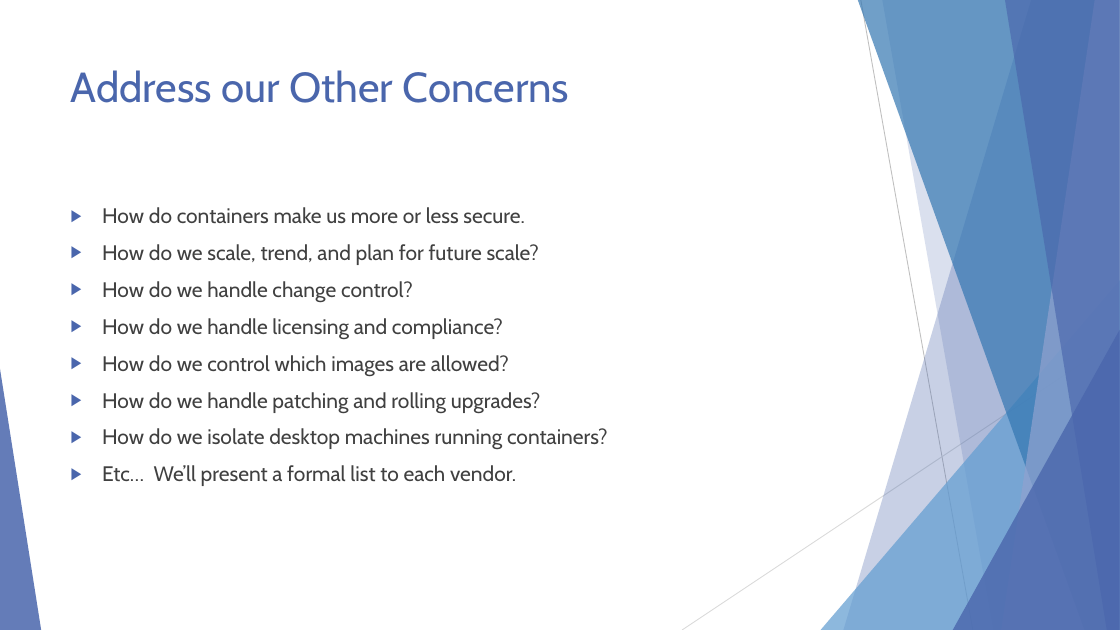
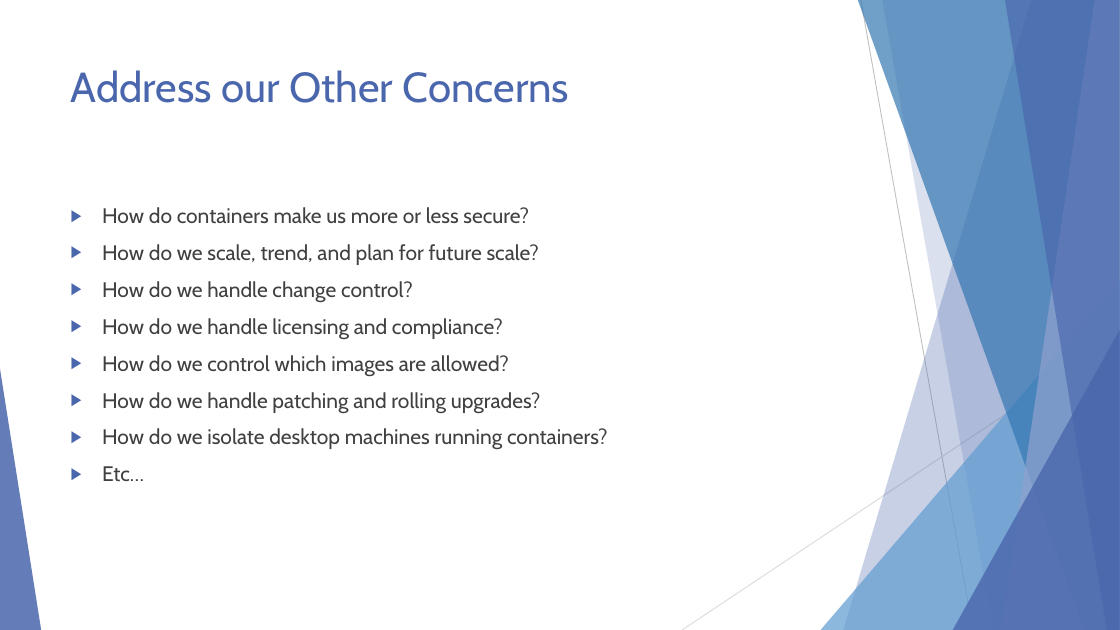
Before and after one commit to EnterpriseProductsLP/docker-straw-man, a slide deck: slide 12 of Docker Proofs of Concept.pptx. Drawn at 1120x630 pixels with LibreOffice and Linux fonts; fonts in the diff are those of the drawing. Boxes give left, top, right and bottom in pixels: in the first picture for what was removed or moved away, otherwise in the second. Text is boxed around its words. In the diff, an @@ line names an element or a change of style, - is before the commit and + after.

```diff
--- a/Docker Proofs of Concept.pptx
+++ b/Docker Proofs of Concept.pptx
@@ text at box(102, 207, 529, 223): text changed @@
-▶ How do containers make us more or less secure.
+▶ How do containers make us more or less secure?
@@ text at box(102, 466, 144, 481): text changed @@
-▶ Etc… We’ll present a formal list to each vendor.
+▶ Etc…
```
Also in this commit, not shown: 2 other slides changed.
